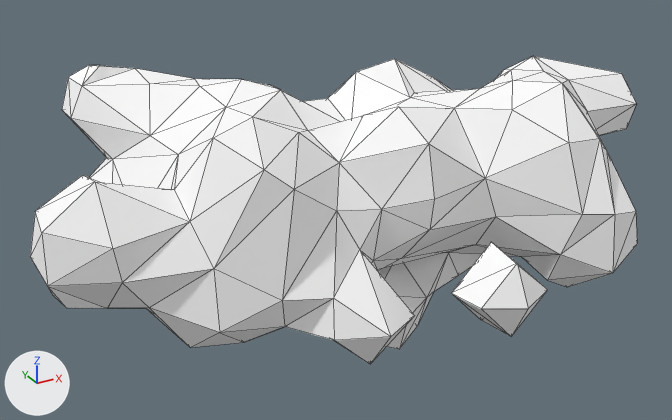
Before and after pictures for a commit that changed the Blender file Assets/Models/Environment/mcfunky_cloud_collection/Cloud 06 decimate.blend.
Before and after are seen from a 50 mm lens placed at (-1.233, -2.186, 1.041), pointed at (-0.017, 0.025, -0.065). Arrows for +X, +Y and +Z are at lower left; the lights stay in place. Mesh edges are drawn as thin lines.

Objects in the first picture: 'cloud_6'.
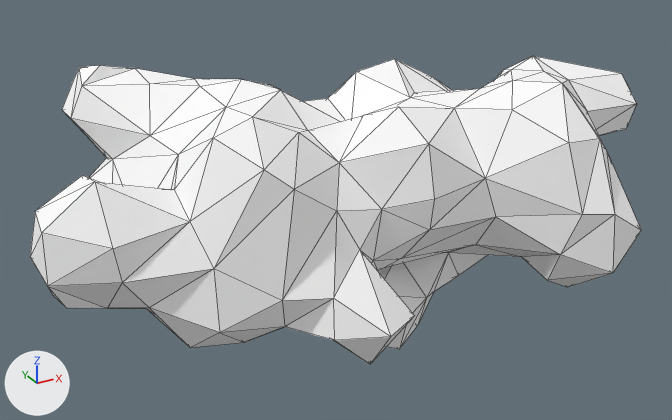
Commit message: An attempt at editing a few of the cloud models.

Patch to the scene script:
```diff
--- a/Assets/Models/Environment/mcfunky_cloud_collection/Cloud 06 decimate.blend.py
+++ b/Assets/Models/Environment/mcfunky_cloud_collection/Cloud 06 decimate.blend.py
@@ me_untitled_002 @@
 me_untitled_002.from_pydata(...)  # 544 vertices, 1082 faces; spans x -0.91..1.0, y -0.65..0.65, z -0.44..0.33
 # used by ob_cloud_6; location = (0.0, 0.0, 0.0)
+# me_untitled_002 part 1: the loose piece of 31 vertices spanning x 0.03..0.27, y -0.65..-0.42, z -0.22..0.0 is deleted
 me_untitled_002.materials.append(mat_cloud_material_002)
```

What differs and where, as boxes (x1, y1, x2, y2) in the pictures (672 x 420 px):
'cloud_6', reshaped
    before: (30, 56, 637, 364)
    after: (30, 56, 641, 364)
part 1 of me_untitled_002, deleted
    before: (451, 242, 548, 337)
